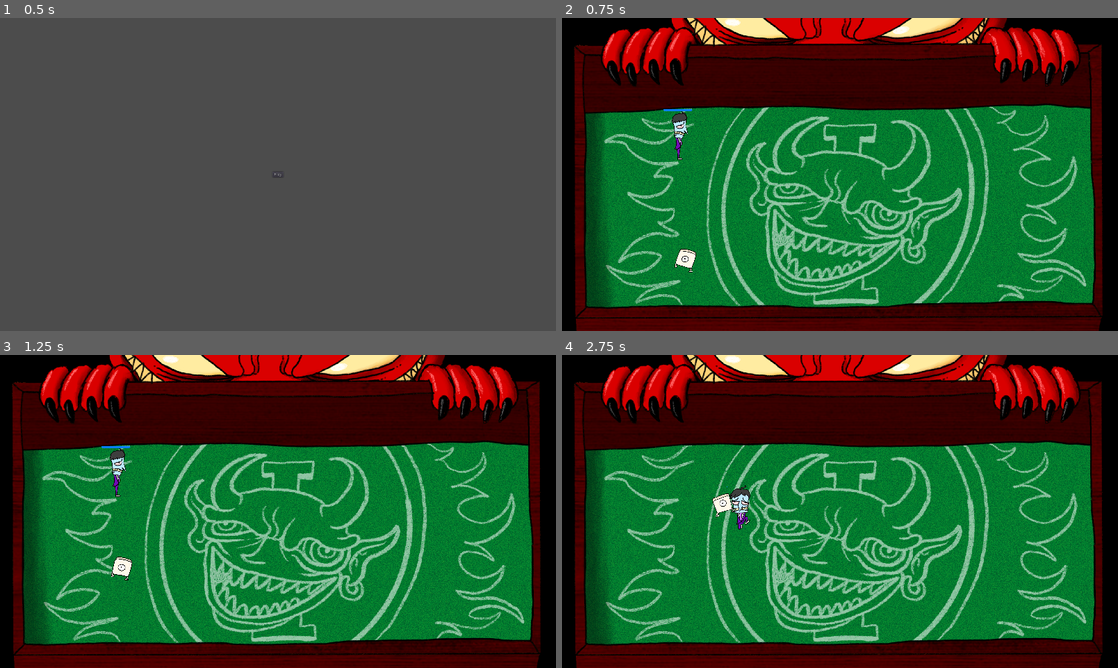
Above: before the commit, frames 1-4 (two rows, left to right).
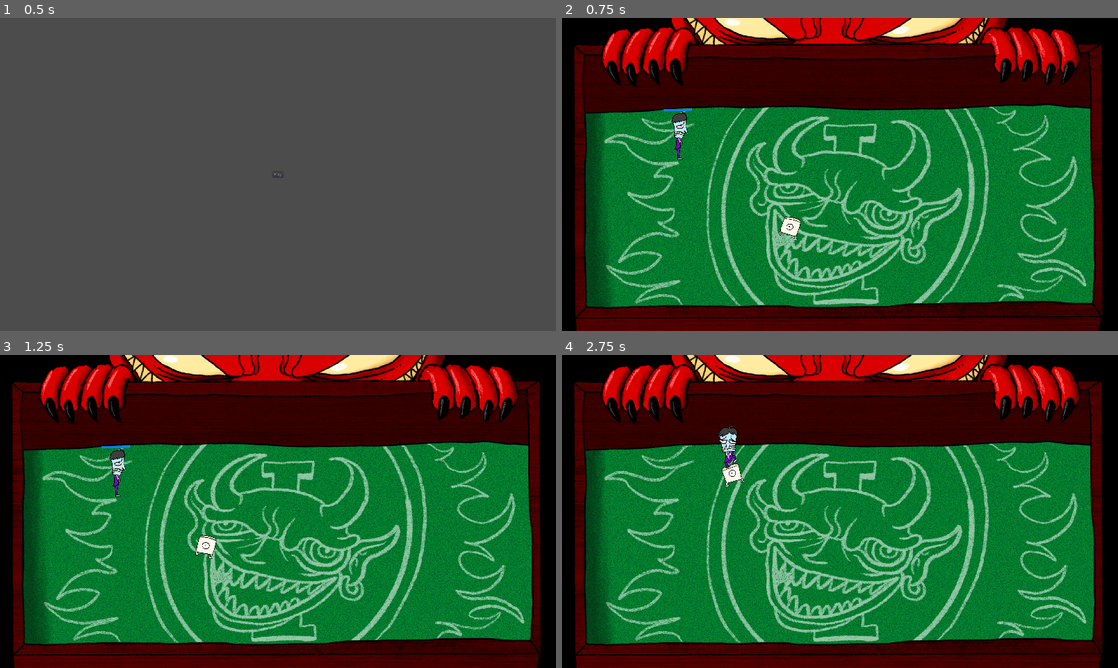
Above: after the commit, the same moments.

Repository: TheSeahorse/GMTK2022
Game: Godot game, scene res://Main.tscn
Two runs of this game, one before a commit and one after it. Both use one fixed random seed, a clock stepped at 60 frames per second and the inputs below.
Inputs (mouse positions are in pixels of both pictures, inside the frame that each line leads up to):
- Up to frame 1 (0.5 s): no input
- Up to frame 2 (0.75 s): click "Play" at 0.5 s
- Up to frame 3 (1.25 s): no input
- Up to frame 4 (2.75 s): move the mouse to (962, 495) at 1.27 s; hold D (move_right) 1.28-2.03 s; hold Right mouse button (attack) 1.28-2.03 s; move the mouse to (728, 527) at 2.02 s; hold S (move_down) from 2.03 s (still down); right-click (728, 527) at 2.1 s

Frame 1 is identical in both runs. In frame 2, 0.4% of the frame differs, in the area x 20-43%, y 63-82%; in frame 3, 0.4%; in frame 4, 1.0%, in the area x 27-34%, y 22-56%.

Commit message:
Update enemy spawn range

Diff:
--- a/Game.gd
+++ b/Game.gd
@@ -36,8 +36,8 @@
     enemy.connect("died", self, "_enemy_died")
 
 func get_enemy_spawnable_position():
-    var x = rng.randi_range(200, 1720)
-    var y = rng.randi_range(200, 880)
+    var x = rng.randi_range(80, GAME_WIDTH - 92)
+    var y = rng.randi_range(320, GAME_HEIGHT - 96)
     var pos = Vector2(x, y)
     if player.position.distance_to(pos) < 300:
         return get_enemy_spawnable_position()
